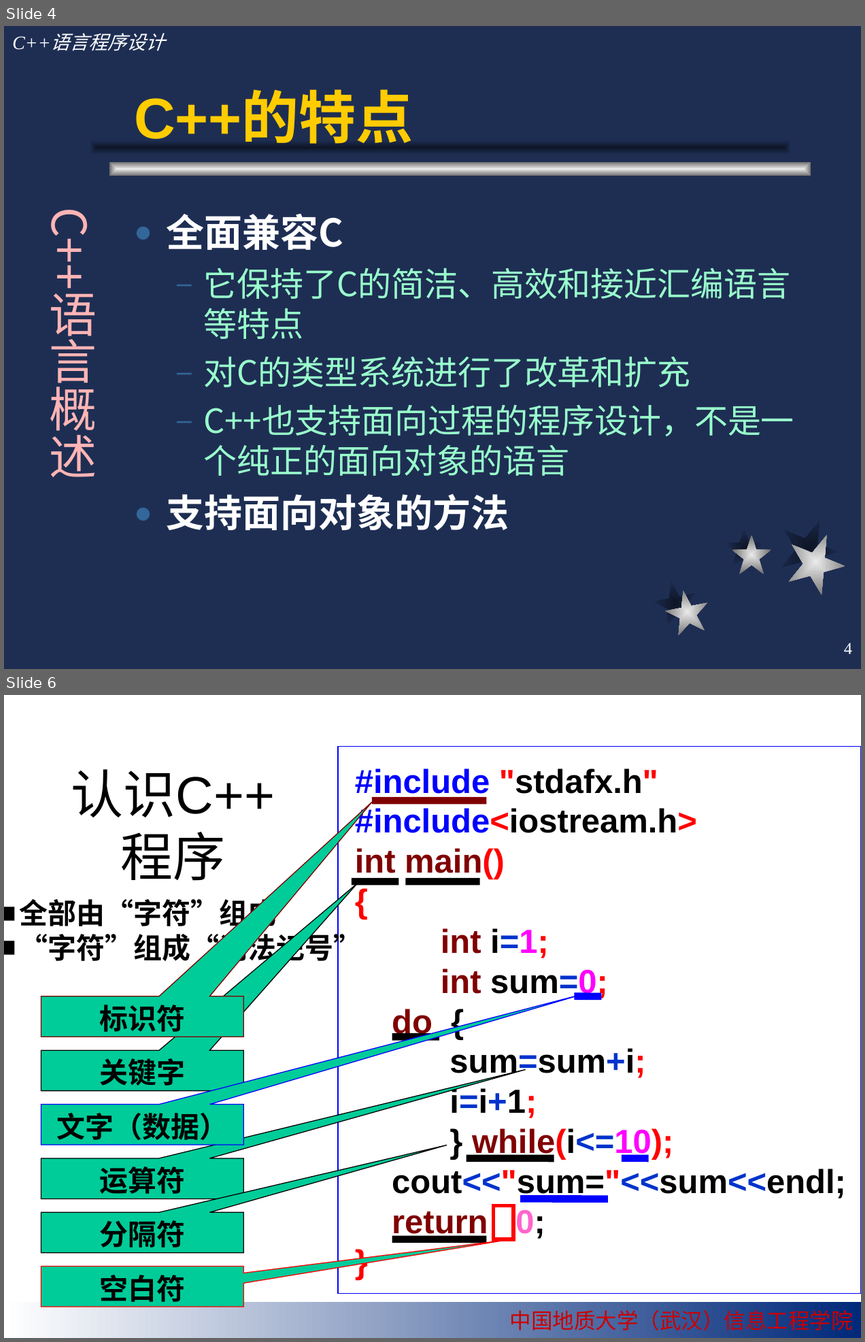
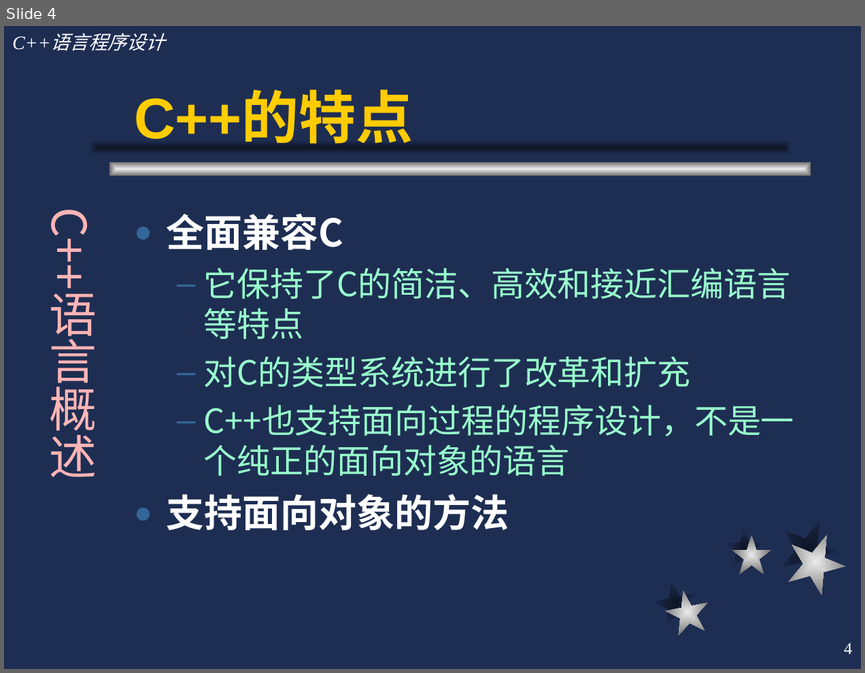
Before and after one commit to cugwhp/OOPCPP, a slide deck: 02.PPT/Ch2-C++语言概述/c++2.ppt. Shown one above the other, each under a label of ours: slides 4 and 6 before the commit, slide 4 after it; the slides between them are not shown. The pictures are 865x1342 and 865x673 pixels, drawn with LibreOffice and Linux fonts; fonts in the diff are those of the drawing; background and template pictures are left out. Boxes give left, top, right and bottom in pixels: in the first picture for what was removed or moved away, otherwise in the second. Text is boxed around its words. In the diff, an @@ line names an element or a change of style, - is before the commit and + after.

```diff
--- a/02.PPT/Ch2-C++语言概述/c++2.ppt
+++ b/02.PPT/Ch2-C++语言概述/c++2.ppt
@@ slide 6 removed at (4, 695, 861, 1338), background picture (left out) @@
@@ rectangle removed at (338, 747, 861, 1293) @@
-#include "stdafx.h"
-#include<iostream.h>
-int main()
-{
-int i=1;
-int sum=0;
-do {
-sum=sum+i;
-i=i+1;
-} while(i<=10);
-cout<<"sum="<<sum<<endl;
-return 0;
-}
@@ text removed at (71, 769, 275, 881) @@
-认识C++
-程序
@@ line removed from (372, 800) to (486, 800) @@
@@ text removed at (19, 895, 362, 965) @@
-■ 全部由“字符”组成
-■ “字符”组成“词法记号”
@@ speech box removed at (41, 996, 243, 1036) @@
-标识符
@@ group removed at (41, 996, 649, 1199): 3 lines, 1 speech box @@
-文字（数据）
@@ speech box removed at (41, 1157, 243, 1198) @@
-运算符
@@ speech box removed at (41, 1212, 243, 1252) @@
-分隔符
@@ rectangle removed at (493, 1205, 514, 1238) @@
@@ group removed at (41, 882, 554, 1239): 5 lines, 1 speech box @@
-关键字
@@ speech box removed at (41, 1266, 243, 1306) @@
-空白符
@@ rectangle removed at (4, 1302, 861, 1338) @@
-中国地质大学（武汉）信息工程学院
```
Also in this commit, not shown: 67 other slides changed, 13 slides added, 5 other slides removed, 4 other files.
